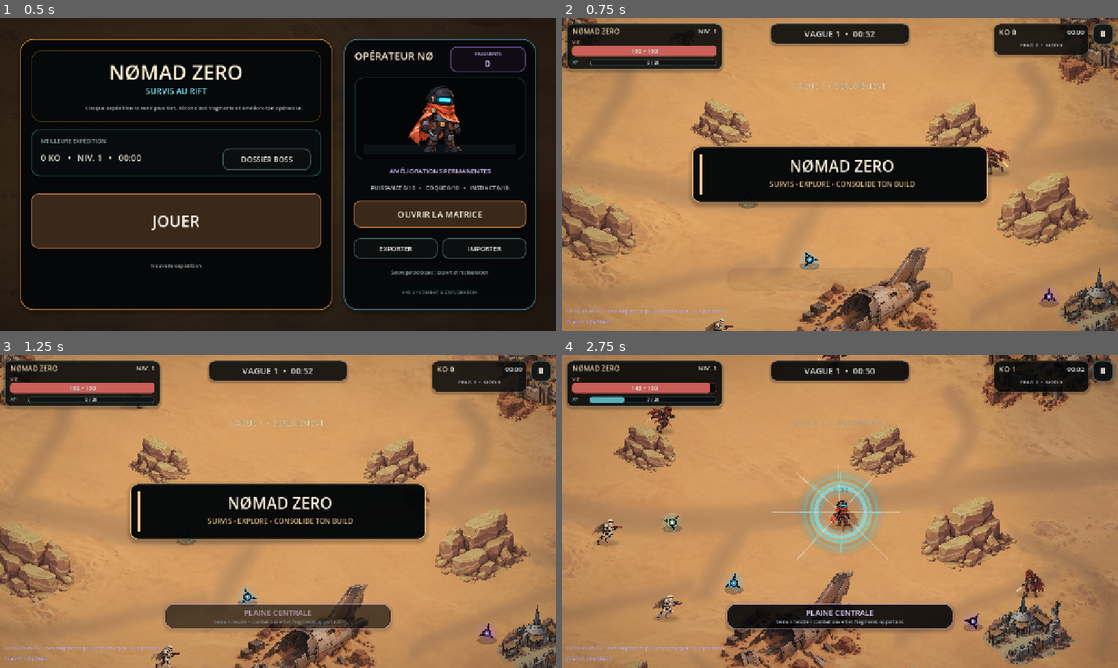
Above: before the commit, frames 1-4 (two rows, left to right).
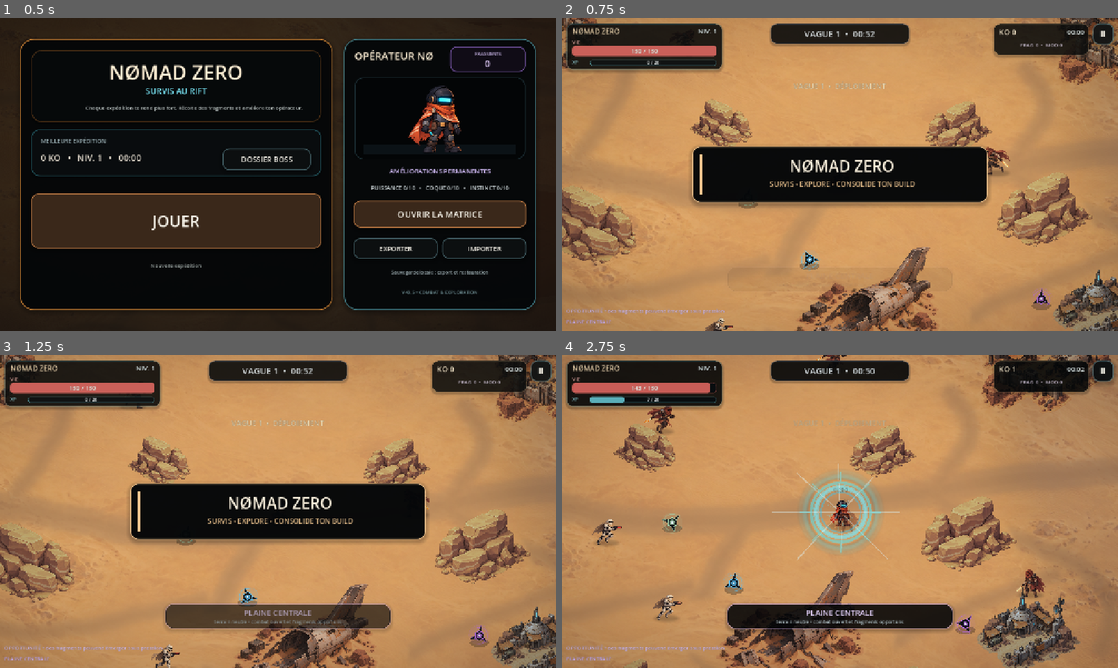
Above: after the commit, the same moments.

Repository: Zorvax-Dev/Nomad-Zero-Dev
Game: Godot game, scene res://Main.tscn
Same seed, same stepped clock (60 frames per second), same inputs: the game is played once before the commit and once after it.
Inputs (mouse positions are in pixels of both pictures, inside the frame that each line leads up to):
- Up to frame 1 (0.5 s): no input
- Up to frame 2 (0.75 s): click "JOUER" at 0.5 s
- Up to frame 3 (1.25 s): no input
- Up to frame 4 (2.75 s): move the mouse to (962, 495) at 1.27 s; hold D (move_right) 1.28-2 s; tap Q at 1.35 s; click (962, 495) at 1.42 s; drag from (728, 527) to (812, 574) at 2.02 s

Frame 1 is identical in both runs. In frame 2, 1.1% of the frame differs, in the area x 84-100%, y 79-100%; in frame 3, 1.0%; in frame 4, 1.9%, in the area x 70-94%, y 74-100%.

Commit message:
V49.6: rebalance landmark scale and graveyard density

Diff:
--- a/scripts/world.gd
+++ b/scripts/world.gd
@@ -41,7 +41,7 @@
 	_add_decor("CampNorthWest", CAMP_TEXTURE, Vector2(500.0, 500.0), 0.440859, false)
 	_add_decor("RefineryNorthEast", REFINERY_TEXTURE, Vector2(2520.0, 520.0), 0.465352, true)
 	_add_decor("WreckSouth", WRECK_TEXTURE, Vector2(1620.0, 1485.0), 0.538828, false)
-	_add_decor("OutpostSouthEast", OUTPOST_TEXTURE, Vector2(2460.0, 1480.0), 0.330645, true)
+	_add_decor("OutpostSouthEast", OUTPOST_TEXTURE, Vector2(2460.0, 1480.0), 0.37, true)
 	_add_decor("RockWest", ROCK_TEXTURE, Vector2(650.0, 1205.0), 0.52, false)
 	_add_decor("RockEast", ROCK_TEXTURE_MIRROR, Vector2(2250.0, 1150.0), 0.49, false)
 	_add_decor("RockCenterLeft", ROCK_TEXTURE, Vector2(1120.0, 850.0), 0.32, false)
@@ -53,13 +53,18 @@
 	_add_decor("CanyonGateSouth", CANYON_ROCK_TEXTURE, Vector2(3290.0, 1540.0), 0.34, true)
 	_add_decor("CanyonRockNorth", CANYON_ROCK_TEXTURE, Vector2(3540.0, 610.0), 0.31, true)
 	_add_decor("CanyonRockSouth", CANYON_ROCK_TEXTURE, Vector2(3490.0, 1515.0), 0.29, false)
-	_add_decor("EchoRuins", ECHO_RUINS_TEXTURE, Vector2(3630.0, 1310.0), 0.40, false)
-	_add_decor("EchoSpire", ECHO_SPIRE_TEXTURE, Vector2(3920.0, 820.0), 0.43, false)
-	# V48.0 — Cimetière d’Épaves : extension méridionale à identité industrielle.
-	_add_decor("LeviathanWreck", LEVIATHAN_TEXTURE, Vector2(2150.0, 2670.0), 0.58, false)
-	_add_decor("SalvageStation", SALVAGE_RIG_TEXTURE, Vector2(900.0, 2620.0), 0.40, true)
-	_add_decor("IronPit", IRON_PIT_TEXTURE, Vector2(3070.0, 2480.0), 0.50, false)
-	_add_decor("ScrapHeapEast", SCRAP_HEAP_TEXTURE, Vector2(2660.0, 2860.0), 0.34, false)
+	_add_decor("EchoRuins", ECHO_RUINS_TEXTURE, Vector2(3630.0, 1310.0), 0.50, false)
+	_add_decor("EchoSpire", ECHO_SPIRE_TEXTURE, Vector2(3920.0, 820.0), 0.55, false)
+	_add_decor("CanyonRockEast", CANYON_ROCK_TEXTURE, Vector2(3870.0, 1570.0), 0.24, true)
+	# V49.6 — densité visuelle revue avec uniquement les assets existants de la zone :
+	# les volumes sont plus présents sans changer la palette ni introduire un nouveau style.
+	_add_decor("LeviathanWreck", LEVIATHAN_TEXTURE, Vector2(2150.0, 2670.0), 0.62, false)
+	_add_decor("SalvageStation", SALVAGE_RIG_TEXTURE, Vector2(900.0, 2620.0), 0.46, true)
+	_add_decor("IronPit", IRON_PIT_TEXTURE, Vector2(3070.0, 2480.0), 0.60, false)
+	_add_decor("ScrapHeapEast", SCRAP_HEAP_TEXTURE, Vector2(2660.0, 2860.0), 0.42, false)
+	_add_decor("ScrapHeapWest", SCRAP_HEAP_TEXTURE, Vector2(1380.0, 2840.0), 0.30, true)
+	_add_decor("ScrapHeapSouthEast", SCRAP_HEAP_TEXTURE, Vector2(3430.0, 2840.0), 0.28, true)
+	_add_decor("ScrapHeapNorth", SCRAP_HEAP_TEXTURE, Vector2(2700.0, 2260.0), 0.25, true)
 
 func _add_decor(node_name: String, tex: Texture2D, pos: Vector2, scale_value: float, flip_h: bool) -> void:
 	# V46.3: les structures reposent sur un sol localement tassé et le réseau de chemins
@@ -106,7 +111,7 @@
 	_add_ellipse(Vector2(1320.0, 1470.0), Vector2(90.0, 70.0))
 	_add_ellipse(Vector2(1870.0, 1510.0), Vector2(92.0, 70.0))
 	# South-east camp
-	_add_ellipse(Vector2(2460.0, 1515.0), Vector2(165.0, 112.0))
+	_add_ellipse(Vector2(2460.0, 1515.0), Vector2(185.0, 126.0))
 	# Rock groups around the central lanes
 	_add_ellipse(Vector2(650.0, 1250.0), Vector2(135.0, 92.0))
 	_add_ellipse(Vector2(2250.0, 1190.0), Vector2(130.0, 90.0))
@@ -123,14 +128,19 @@
 	_add_ellipse(Vector2(3290.0, 1570.0), Vector2(100.0, 70.0))
 	_add_ellipse(Vector2(3540.0, 642.0), Vector2(90.0, 62.0))
 	_add_ellipse(Vector2(3490.0, 1548.0), Vector2(86.0, 60.0))
-	_add_ellipse(Vector2(3630.0, 1335.0), Vector2(112.0, 82.0))
-	_add_ellipse(Vector2(3920.0, 845.0), Vector2(88.0, 74.0))
-	# V48.0 — Cimetière d’Épaves. Les volumes suivent les carcasses, pas les routes.
-	_add_ellipse(Vector2(2150.0, 2690.0), Vector2(315.0, 150.0))
+	_add_ellipse(Vector2(3630.0, 1335.0), Vector2(135.0, 100.0))
+	_add_ellipse(Vector2(3920.0, 845.0), Vector2(105.0, 88.0))
+	_add_ellipse(Vector2(3870.0, 1600.0), Vector2(68.0, 48.0))
+	# Cimetière d’Épaves. Les collisions restent légèrement à l'intérieur des silhouettes
+	# pour que le glissement le long des carcasses reste naturel sur écran tactile.
+	_add_ellipse(Vector2(2150.0, 2690.0), Vector2(335.0, 160.0))
 	_add_ellipse(Vector2(2370.0, 2525.0), Vector2(115.0, 95.0))
-	_add_ellipse(Vector2(790.0, 2700.0), Vector2(245.0, 170.0))
-	_add_ellipse(Vector2(3160.0, 2515.0), Vector2(178.0, 132.0))
-	_add_ellipse(Vector2(2760.0, 2880.0), Vector2(150.0, 98.0))
+	_add_ellipse(Vector2(790.0, 2700.0), Vector2(270.0, 185.0))
+	_add_ellipse(Vector2(3160.0, 2515.0), Vector2(210.0, 152.0))
+	_add_ellipse(Vector2(2760.0, 2880.0), Vector2(180.0, 116.0))
+	_add_ellipse(Vector2(1380.0, 2860.0), Vector2(90.0, 62.0))
+	_add_ellipse(Vector2(3430.0, 2860.0), Vector2(84.0, 58.0))
+	_add_ellipse(Vector2(2700.0, 2280.0), Vector2(76.0, 52.0))
 	_add_ellipse(Vector2(1250.0, 2260.0), Vector2(145.0, 74.0))
 	# Soft rocky rim from the background image so the player cannot walk on those visible edges.
 	_add_ellipse(Vector2(170.0, 180.0), Vector2(210.0, 105.0))
